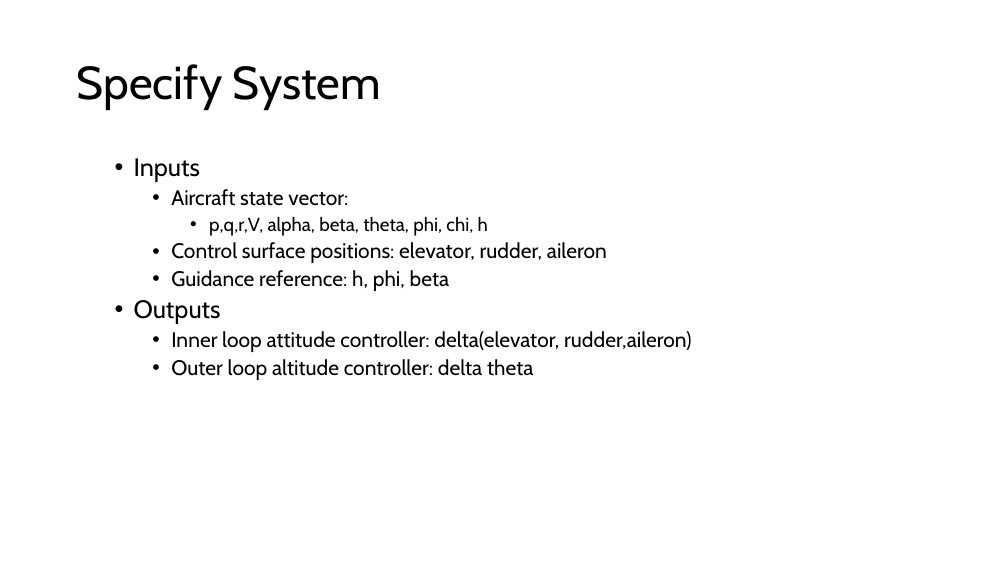
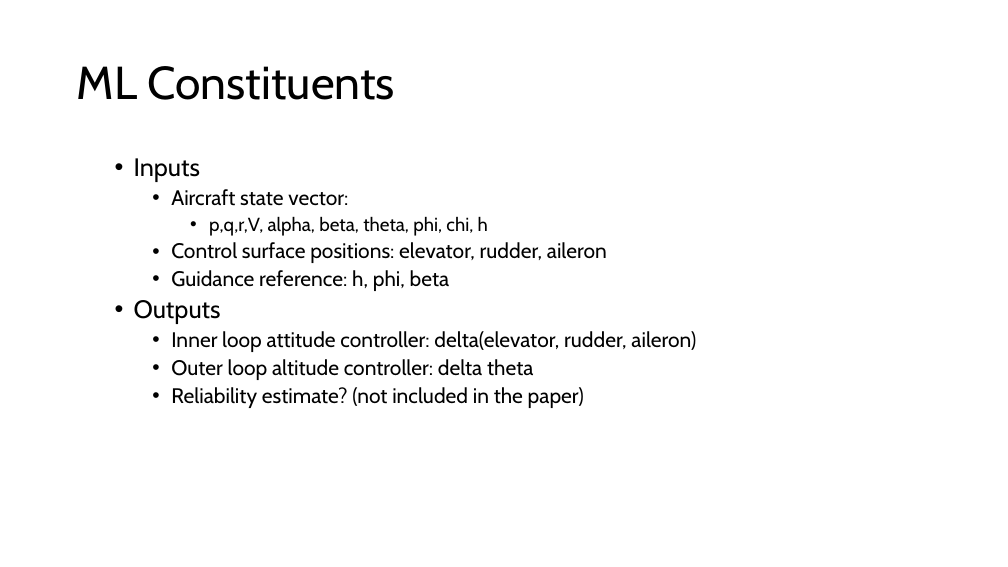
Before and after one commit to Niels149/AIASFault, a slide deck: slide 6 of AIASPres.pptx (slide 8 before the commit). Drawn at 1008x567 pixels with LibreOffice and Linux fonts; fonts in the diff are those of the drawing. Boxes give left, top, right and bottom in pixels: in the first picture for what was removed or moved away, otherwise in the second. Text is boxed around its words. In the diff, an @@ line names an element or a change of style, - is before the commit and + after.

```diff
--- a/AIASPres.pptx
+++ b/AIASPres.pptx
@@ title at bbox=[77, 66, 395, 100]: text changed @@
-Specify System
+ML Constituents
@@ text at bbox=[171, 331, 696, 352]: spaces changed @@
-    • Inner loop attitude controller: delta(elevator, rudder,aileron)
+    • Inner loop attitude controller: delta(elevator, rudder, aileron)
@@ text at bbox=[171, 387, 584, 408]: paragraph added @@
+    • Reliability estimate? (not included in the paper)
```
Also in this commit, not shown: 8 other slides changed, 1 slide added.
